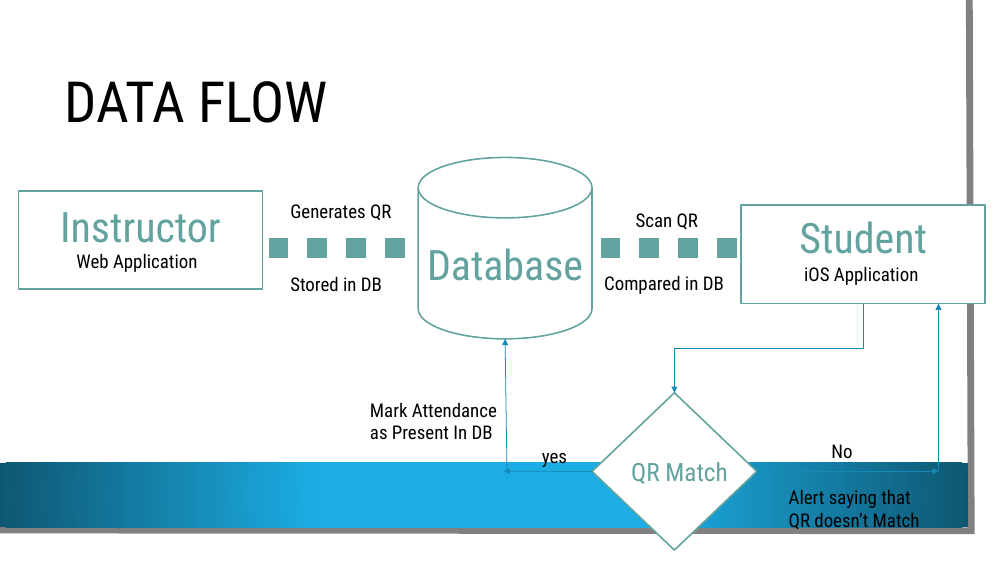
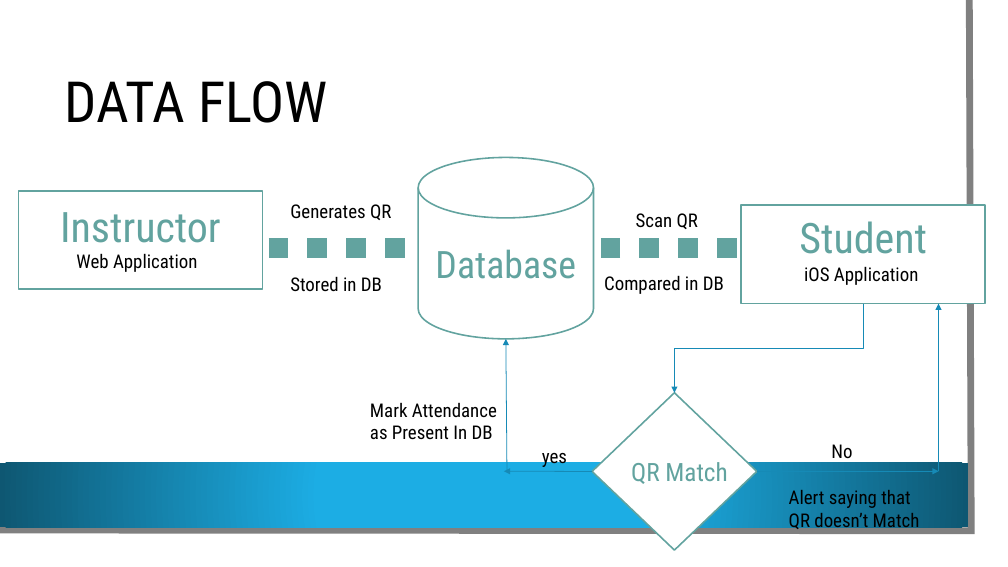
Before and after one commit to VamsiDevalla/Student-Attendance-Tracking, a slide deck: slide 6 of final ppt.pptx (slide 7 before the commit). Drawn at 1008x567 pixels with LibreOffice and Linux fonts; fonts in the diff are those of the drawing; background and template pictures are left out. Boxes give left, top, right and bottom in pixels: in the first picture for what was removed or moved away, otherwise in the second. Text is boxed around its words. In the diff, an @@ line names an element or a change of style, - is before the commit and + after.

```diff
--- a/final ppt.pptx
+++ b/final ppt.pptx
@@ cylinder "Database" at [418, 157, 594, 339]: size 40 to 36 pt @@
```
Also in this commit, not shown: 4 other slides changed, 2 slides added, 1 slide removed.
